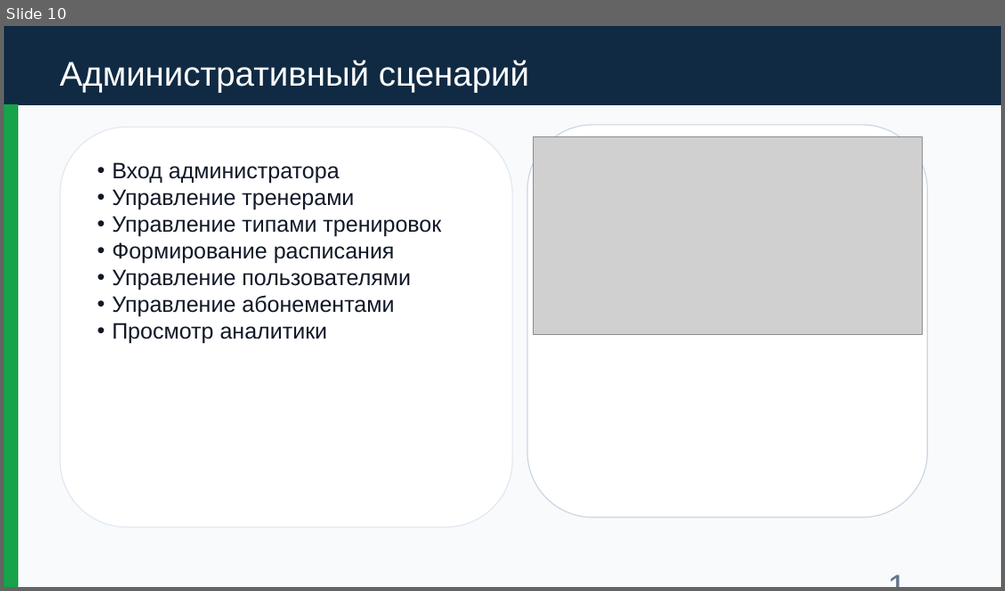
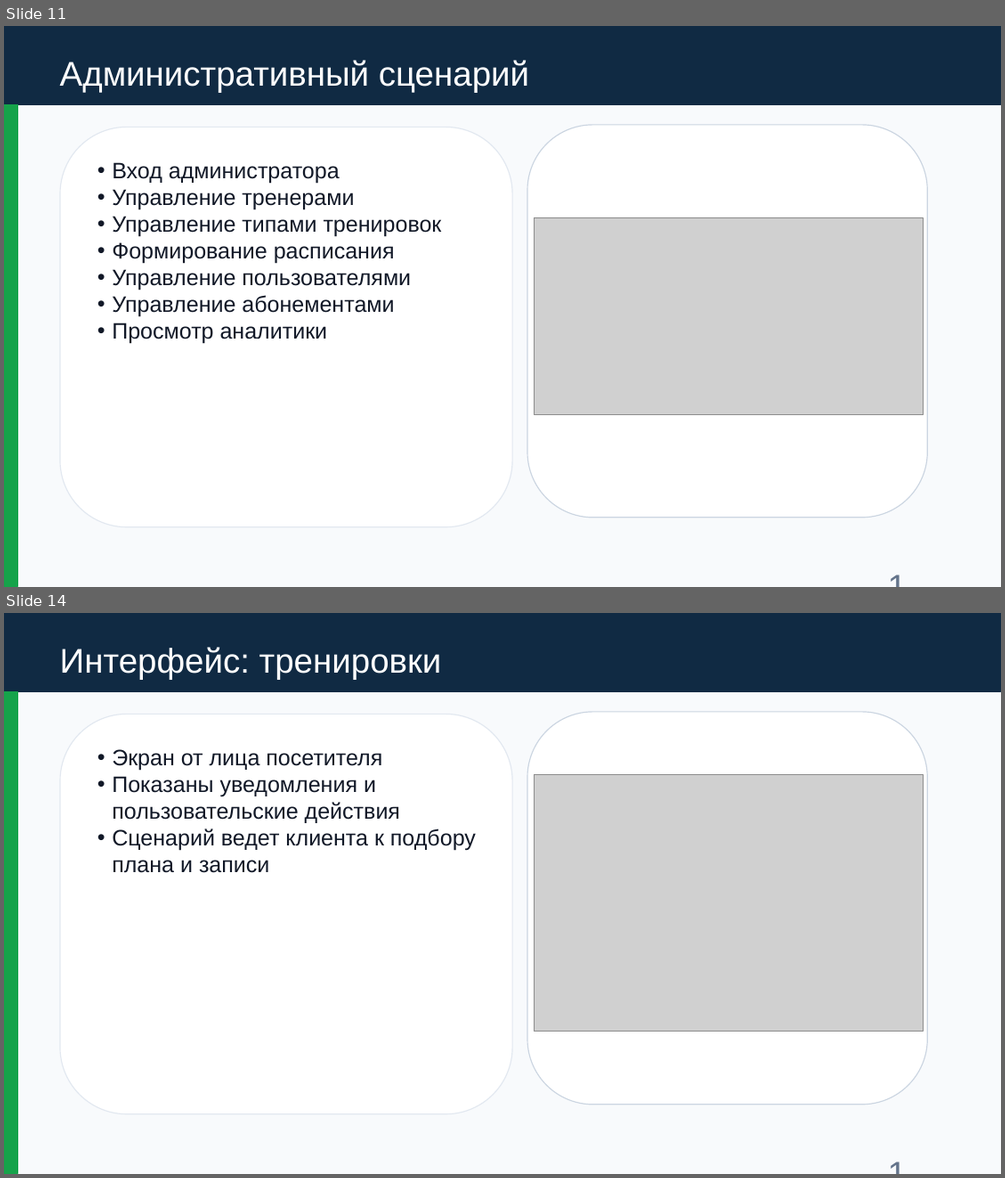
Before and after one commit to 9onin/fitness_gym_app, a slide deck: docs/fitness_gym_defense_presentation.pptx. Shown one above the other, each under a label of ours: slide 10 before the commit, slides 11 and 14 after it; the slides between them are not shown. The pictures are 1005x591 and 1005x1178 pixels, drawn with LibreOffice and Linux fonts; fonts in the diff are those of the drawing; grey boxes stand for pictures. Boxes give left, top, right and bottom in pixels: in the first picture for what was removed or moved away, otherwise in the second. Text is boxed around its words. In the diff, an @@ line names an element or a change of style, - is before the commit and + after.

```diff
--- a/docs/fitness_gym_defense_presentation.pptx
+++ b/docs/fitness_gym_defense_presentation.pptx
@@ slide 14 added at (4,613,1001,1174), background #FFFFFF @@
@@ rectangle added at (4,613,1001,1174), fill #F8FAFC, outline #F8FAFC 1 pt @@
@@ rectangle added at (4,613,1001,691), fill #102A43, outline #102A43 1 pt @@
@@ text added at (60,647,442,680), 33 pt, text #FFFFFF @@
+Интерфейс: тренировки
@@ rectangle added at (4,691,17,1174), fill #16A34A, outline #16A34A 1 pt @@
@@ rounded rectangle added at (60,714,512,1114), fill #FFFFFF, outline #E2E8F0 1 pt, 21.5 pt, text #111827 @@
+• Экран от лица посетителя
+• Показаны уведомления и пользовательские действия
+• Сценарий ведет клиента к подбору плана и записи
@@ rounded rectangle added at (527,712,928,1104), fill #FFFFFF, outline #CBD5E1 1 pt @@
@@ picture added at (534,775,923,1032) @@
@@ text added at (873,1143,925,1161), 33 pt, text #64748B @@
+14
@@ what was slide 10 is now slide 11 @@
@@ slide 11 changed as well @@
@@ picture: place and size @@
-picture at (534,136,922,334)
+picture at (534,217,923,415)
```
Also in this commit, not shown: 14 other slides changed, 5 other slides added, 34 other files.
